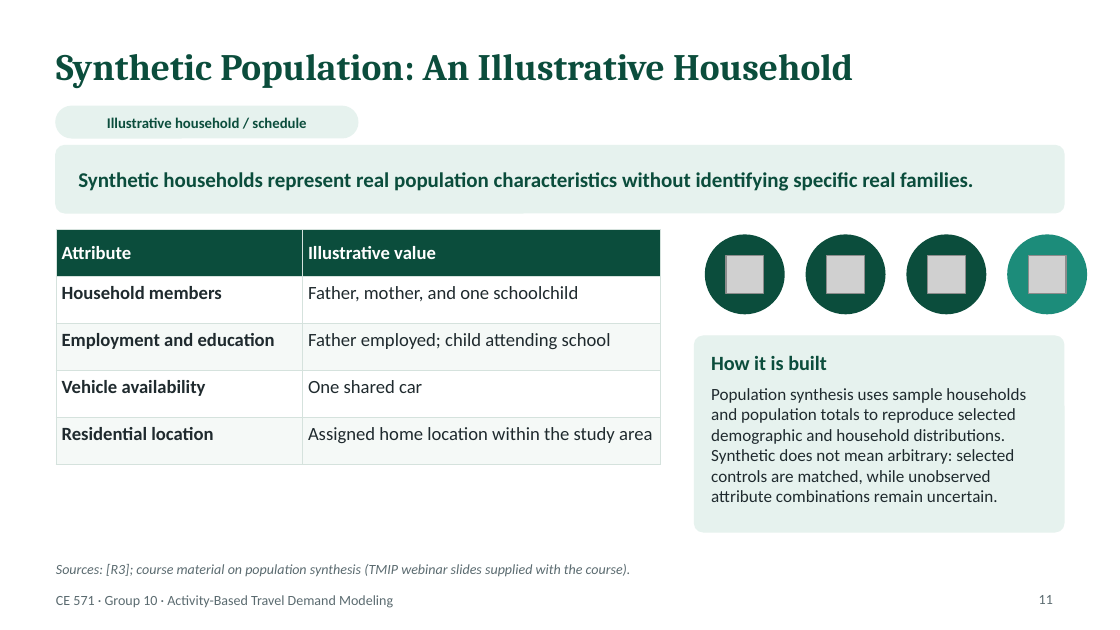
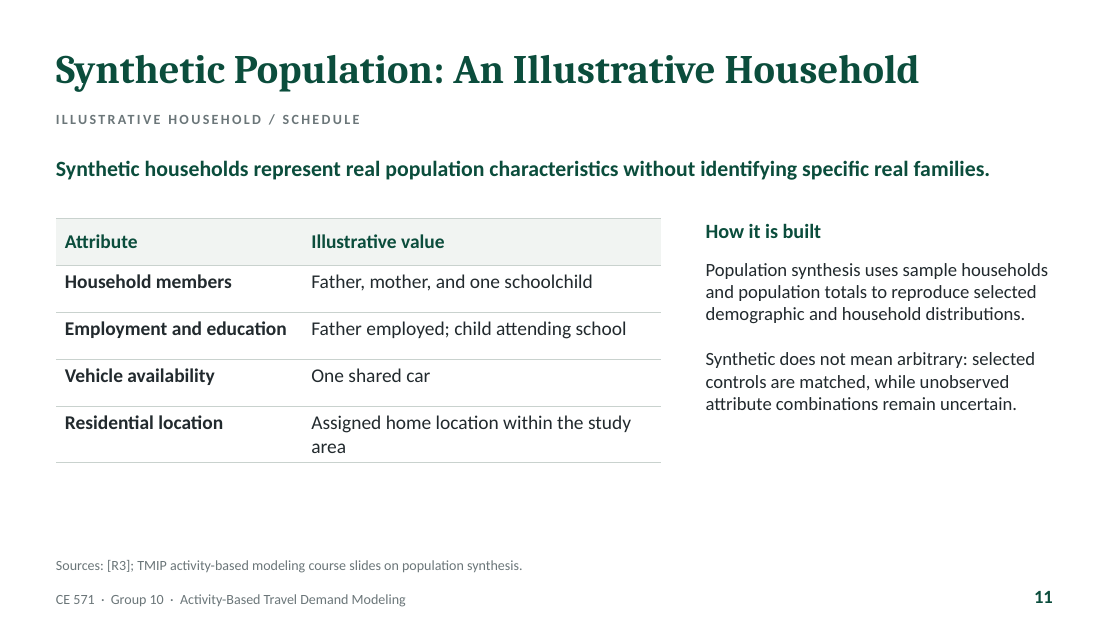
Before and after one commit to abdelmohdi/Claude, a slide deck: slide 11 of CE571_Group10_ABM_Presentation/CE571_Group10_Activity_Based_Travel_Demand_Modeling.pptx. Drawn at 1120x630 pixels with LibreOffice and Linux fonts; fonts in the diff are those of the drawing; grey boxes stand for pictures. Boxes give left, top, right and bottom in pixels: in the first picture for what was removed or moved away, otherwise in the second. Text is boxed around its words. In the diff, an @@ line names an element or a change of style, - is before the commit and + after.

```diff
--- a/CE571_Group10_ABM_Presentation/CE571_Group10_Activity_Based_Travel_Demand_Modeling.pptx
+++ b/CE571_Group10_ABM_Presentation/CE571_Group10_Activity_Based_Travel_Demand_Modeling.pptx
@@ title "Synthetic Population: An Illustrative Household" at <box>56,55,920,92</box>: size 24 to 26 pt @@
@@ rounded rectangle removed at <box>56,106,357,138</box> @@
@@ text at <box>107,117,306,128</box>: text changed; size 9.5 to 9 pt; text colour #0B4D3C to #6B7679 @@
-Illustrative household / schedule
+ILLUSTRATIVE HOUSEHOLD / SCHEDULE
@@ text "Synthetic households represent real population ...": place and size @@
-text "Synthetic households represent real population ..." at <box>78,172,973,191</box>
+text "Synthetic households represent real population ..." at <box>56,160,991,180</box>
@@ text "Synthetic households represent real population ..." at <box>56,160,991,180</box>: size 13.5 to 14 pt @@
@@ rounded rectangle removed at <box>56,146,1064,213</box> @@
@@ table at <box>56,218,661,457</box> @@
@@ fill #0B4D3C to #F1F4F2 in row 1 @@
@@ fill #FFFFFF to none in 4 cells @@
@@ fill #F5F9F7 to none in 4 cells @@
@@ size 12 to 12.5 pt @@
@@ text colour #FFFFFF to #0B4D3C in "Attribute", "Illustrative value" @@
@@ text colour #1F2A2E to #222A2E in "Household members", "Father, mother, and one schoolchild", "Employment and education", "Father employed; child attending school" and 4 more places @@
@@ borders changed @@
@@ table: place and size @@
-table at <box>56,230,661,447</box>
+table at <box>56,218,661,457</box>
@@ text "How it is built": place and size @@
-text "How it is built" at <box>711,355,827,370</box>
+text "How it is built" at <box>706,223,822,238</box>
@@ text "How it is built" at <box>706,223,822,238</box>: vertical alignment middle to top @@
@@ ellipse removed at <box>706,235,784,314</box> @@
@@ ellipse removed at <box>806,235,885,314</box> @@
@@ ellipse removed at <box>907,235,986,314</box> @@
@@ ellipse removed at <box>1008,235,1086,314</box> @@
@@ text at <box>706,263,1048,410</box>: text changed; size 11 to 12 pt; text colour #1F2A2E to #222A2E @@
-Population synthesis uses sample households and population totals to reproduce selected demographic and household distributions. Synthetic does not mean arbitrary: selected controls are matched, while unobserved attribute combinations remain uncertain.
+Population synthesis uses sample households and population totals to reproduce selected demographic and household distributions.
+Synthetic does not mean arbitrary: selected controls are matched, while unobserved attribute combinations remain uncertain.
@@ picture removed at <box>726,255,764,293</box> @@
@@ picture removed at <box>827,255,865,293</box> @@
@@ picture removed at <box>927,255,965,293</box> @@
@@ picture removed at <box>1028,255,1066,293</box> @@
@@ rounded rectangle removed at <box>694,336,1064,532</box> @@
@@ text at <box>56,560,523,573</box>: text changed; text colour #5B6B70 to #6B7679; italic off @@
-Sources: [R3]; course material on population synthesis (TMIP webinar slides supplied with the course).
+Sources: [R3]; TMIP activity-based modeling course slides on population synthesis.
@@ text "CE 571 · Group 10 ..." at <box>56,594,406,607</box>: text colour #5B6B70 to #6B7679 @@
@@ page number at <box>1034,591,1053,603</box>: size 9 to 12 pt, text colour #5B6B70 to #0B4D3C, bold on @@
```
Also in this commit, not shown: 52 other slides changed, 1 slide added, 1 other file.
